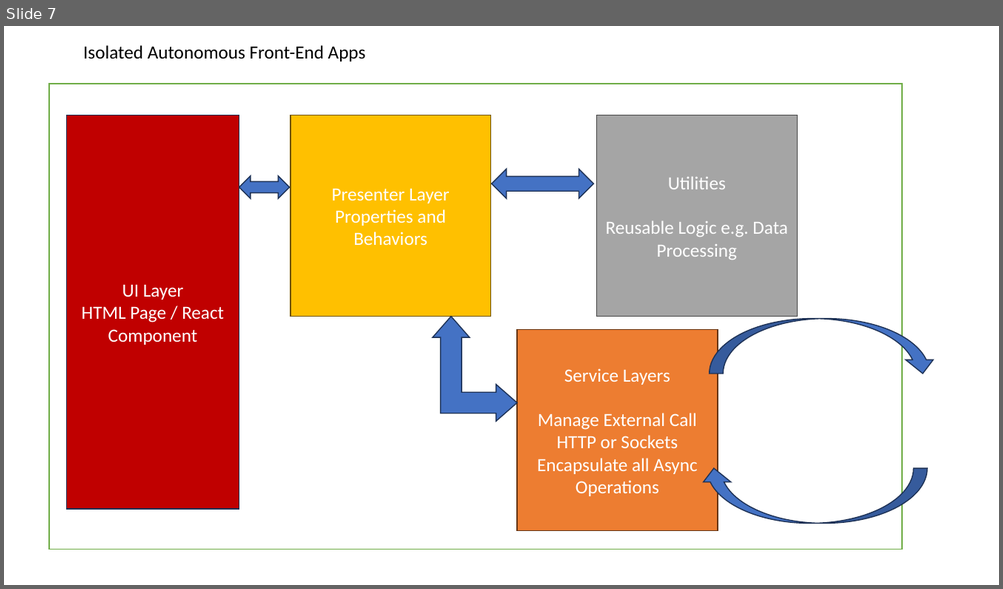
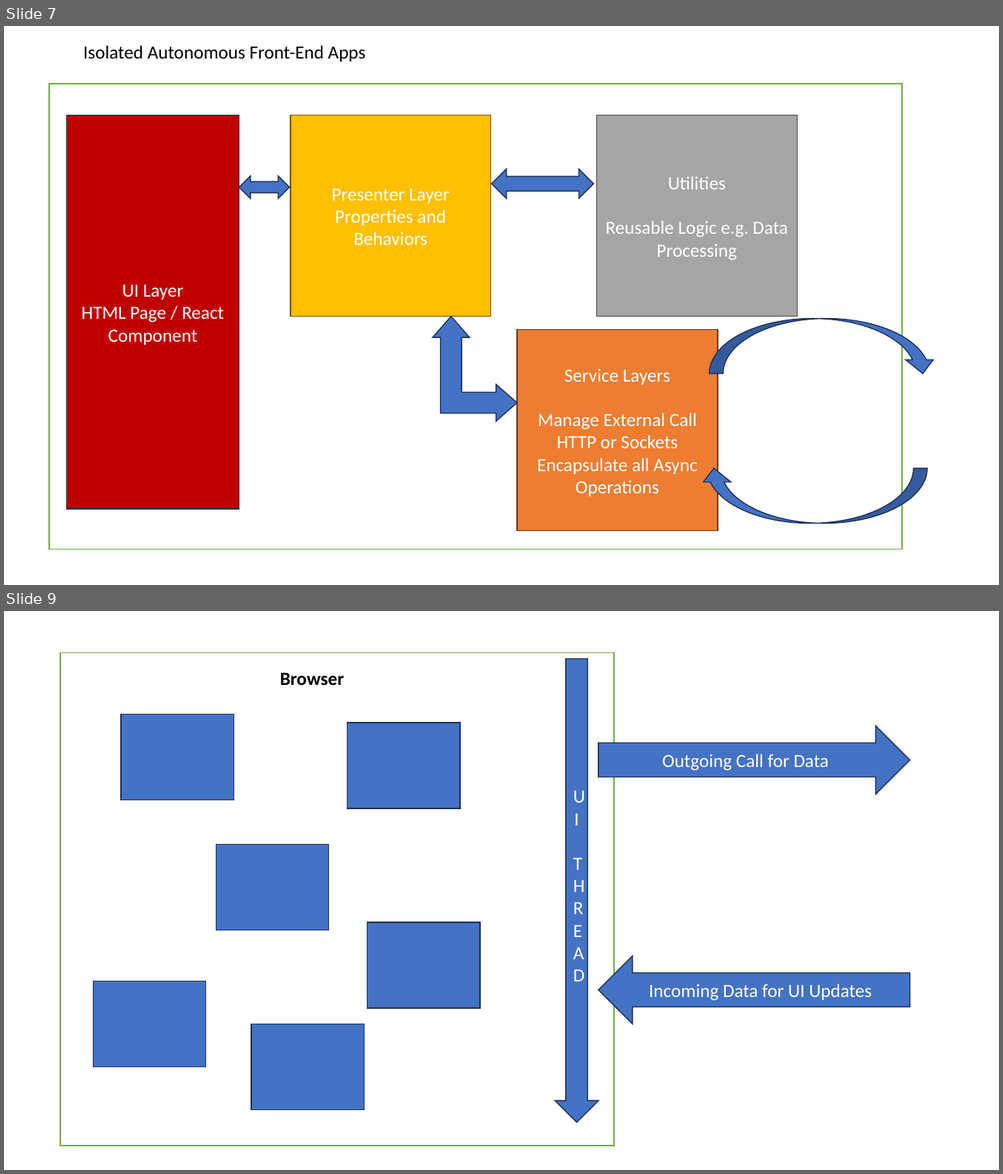
Before and after one commit to maheshsabnis/tscapita, a slide deck: TRaining_Im agesa.pptx. Shown one above the other, each under a label of ours: slide 7 before the commit, slides 7 and 9 after it; the slides between them are not shown. The pictures are 1003x589 and 1003x1174 pixels, drawn with LibreOffice and Linux fonts; fonts in the diff are those of the drawing. Boxes give left, top, right and bottom in pixels: in the first picture for what was removed or moved away, otherwise in the second. Text is boxed around its words. In the diff, an @@ line names an element or a change of style, - is before the commit and + after.

```diff
--- a/TRaining_Im agesa.pptx
+++ b/TRaining_Im agesa.pptx
@@ slide 9 added at (x1=4, y1=611, x2=999, y2=1170), background #FFFFFF @@
@@ rectangle added at (x1=61, y1=652, x2=614, y2=1147), fill #FFFFFF, outline #70AD47 1 pt @@
@@ text added at (x1=280, y1=672, x2=344, y2=686), 18 pt, text #000000, bold @@
+Browser
@@ down arrow added at (x1=555, y1=659, x2=598, y2=1123), fill #4472C4, outline #1E3256 1 pt, 18 pt, text #FFFFFF @@
+U
+I
+T
+H
+R
+E
+A
+D
@@ rectangle added at (x1=121, y1=714, x2=234, y2=800), fill #4472C4, outline #1E3256 1 pt @@
@@ rectangle added at (x1=347, y1=723, x2=460, y2=809), fill #4472C4, outline #1E3256 1 pt @@
@@ right arrow added at (x1=599, y1=726, x2=910, y2=795), fill #4472C4, outline #1E3256 1 pt, 18 pt, text #FFFFFF @@
+Outgoing Call for Data
@@ rectangle added at (x1=216, y1=845, x2=329, y2=931), fill #4472C4, outline #1E3256 1 pt @@
@@ rectangle added at (x1=367, y1=923, x2=480, y2=1008), fill #4472C4, outline #1E3256 1 pt @@
@@ left arrow added at (x1=599, y1=957, x2=910, y2=1025), fill #4472C4, outline #1E3256 1 pt, 18 pt, text #FFFFFF @@
+Incoming Data for UI Updates
@@ rectangle added at (x1=93, y1=982, x2=205, y2=1068), fill #4472C4, outline #1E3256 1 pt @@
@@ rectangle added at (x1=251, y1=1025, x2=364, y2=1111), fill #4472C4, outline #1E3256 1 pt @@
```
Also in this commit, not shown: 5 other slides added, 29 other files.
